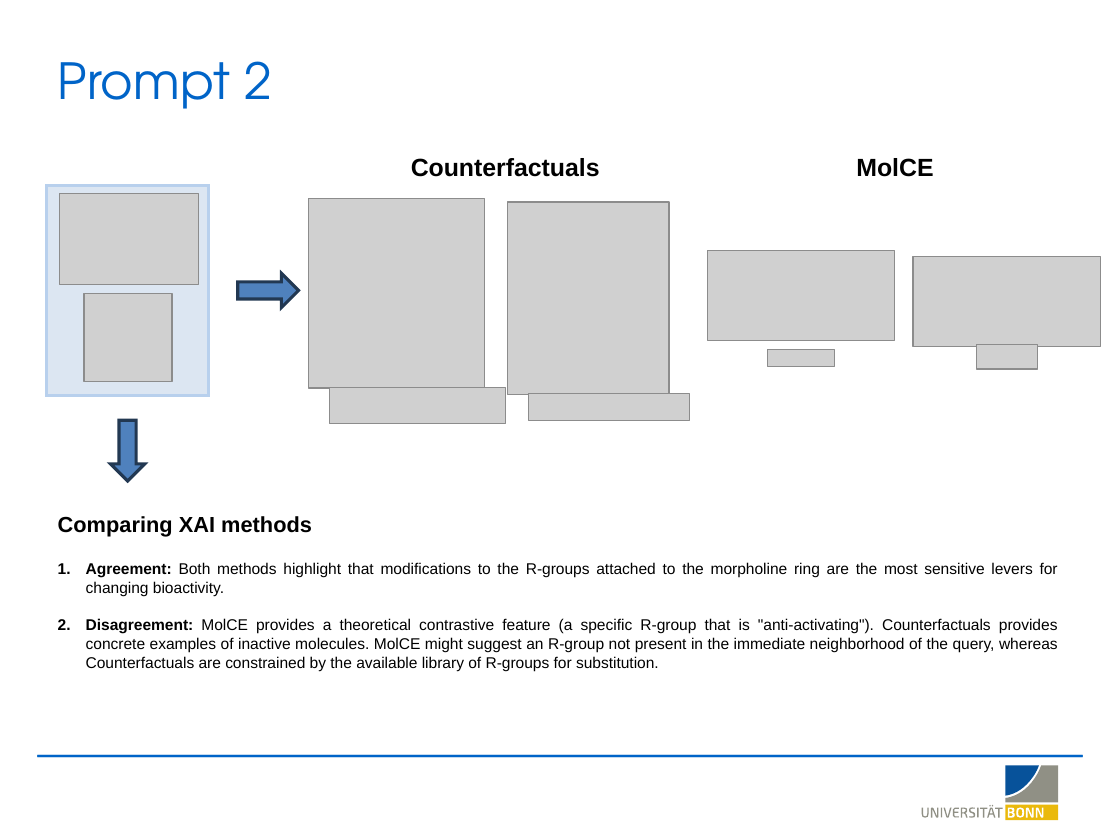
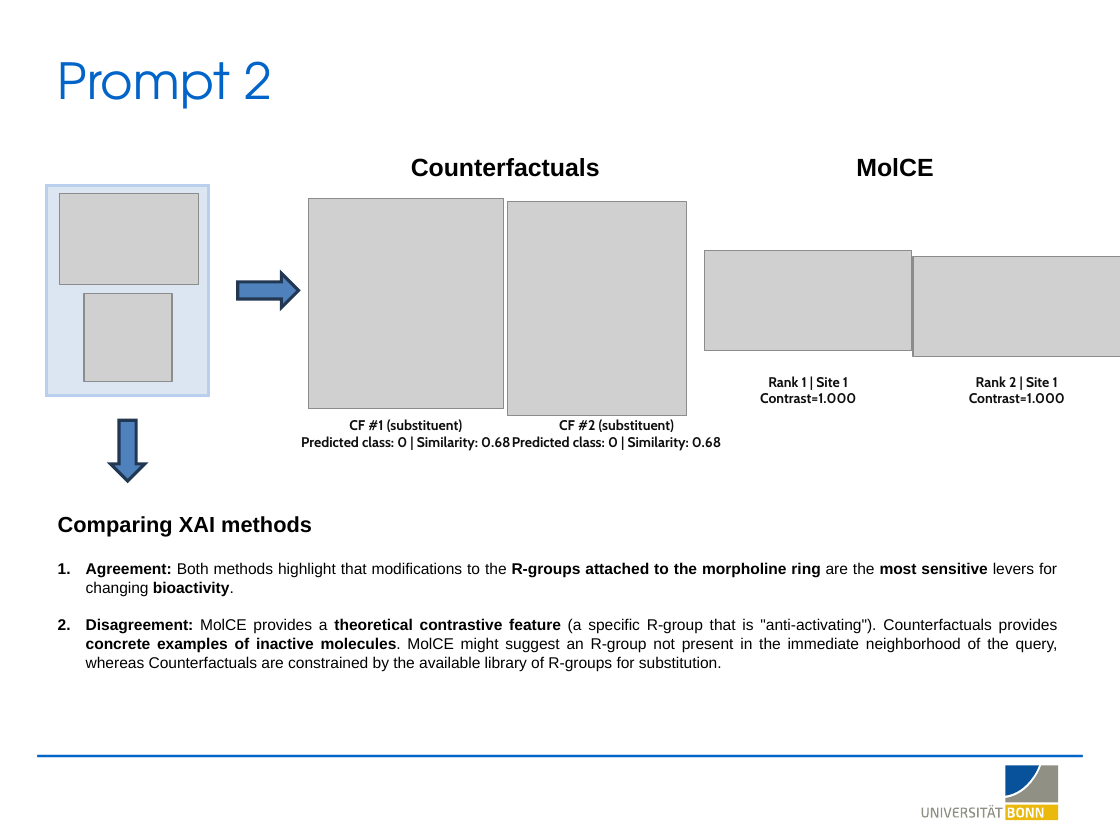
Before and after one commit to LSI-Uni-Bonn/ChemicHAL, a slide deck: slide 11 of slides/AI_Agent_Explainability.pptx. Drawn at 1120x840 pixels with LibreOffice and Linux fonts; fonts in the diff are those of the drawing; grey boxes stand for pictures; background and template pictures are left out. Boxes give left, top, right and bottom in pixels: in the first picture for what was removed or moved away, otherwise in the second. Text is boxed around its words. In the diff, an @@ line names an element or a change of style, - is before the commit and + after.

Commit message:
Bump XAI image quality to ~300 dpi across MolAnchor, MolCE, and counterfactuals
- MolAnchor main image: subImgSize 500 -> 1200 px
- MolCE / MolAnchor recurrent rules (_show_mol_as_pil): default 400x350 -> 1200x1100,
  bondLineWidth=3, legendFontSize 14 -> 28
- Counterfactuals (_mol_to_pil): default 350x300 -> 1200x1100, bondLineWidth=3
- get_most_confident_counterfactual / visualize_counterfactuals mol_size defaults
  bumped (1200x1100 and 1500x1400 respectively); savefig dpi 150 -> 300
- Slides: refresh AI_Agent_Explainability and figures_AI_agent decks

```diff
--- a/slides/AI_Agent_Explainability.pptx
+++ b/slides/AI_Agent_Explainability.pptx
@@ picture: place and size @@
-picture at (308, 198, 484, 388)
+picture at (308, 198, 503, 409)
@@ picture: place and size @@
-picture at (508, 202, 670, 394)
+picture at (508, 202, 688, 416)
@@ picture: place and size @@
-picture at (708, 251, 895, 340)
+picture at (704, 251, 912, 351)
@@ picture: place and size @@
-picture at (913, 256, 1100, 346)
+picture at (913, 256, 1120, 356)
@@ group removed at (329, 345, 1037, 423): 4 pictures @@
@@ text added at (760, 376, 856, 404), 9 pt, text #0F0F0F, bold @@
+Rank 1 | Site 1
+Contrast=1.000
@@ text added at (969, 376, 1065, 403), 9 pt, text #0F0F0F, bold @@
+Rank 2 | Site 1
+Contrast=1.000
@@ text added at (301, 419, 510, 451), 9 pt, text #0F0F0F, bold @@
+CF #1 (substituent)
+Predicted class: 0 | Similarity: 0.68
@@ text added at (512, 419, 721, 451), 9 pt, text #0F0F0F, bold @@
+CF #2 (substituent)
+Predicted class: 0 | Similarity: 0.68
@@ text at (86, 562, 1058, 671): bold on in "R-groups attached to the morpholine ring most ...", "theoretical contrastive feature concrete examples of inactiv ..." @@
```
Also in this commit, not shown: 9 other slides changed, 4 other files.
